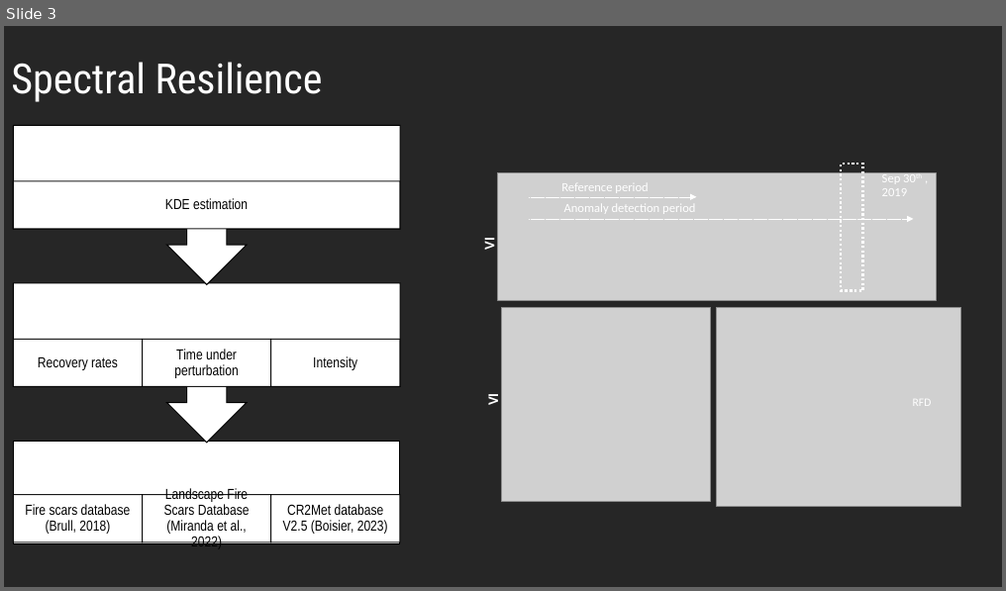
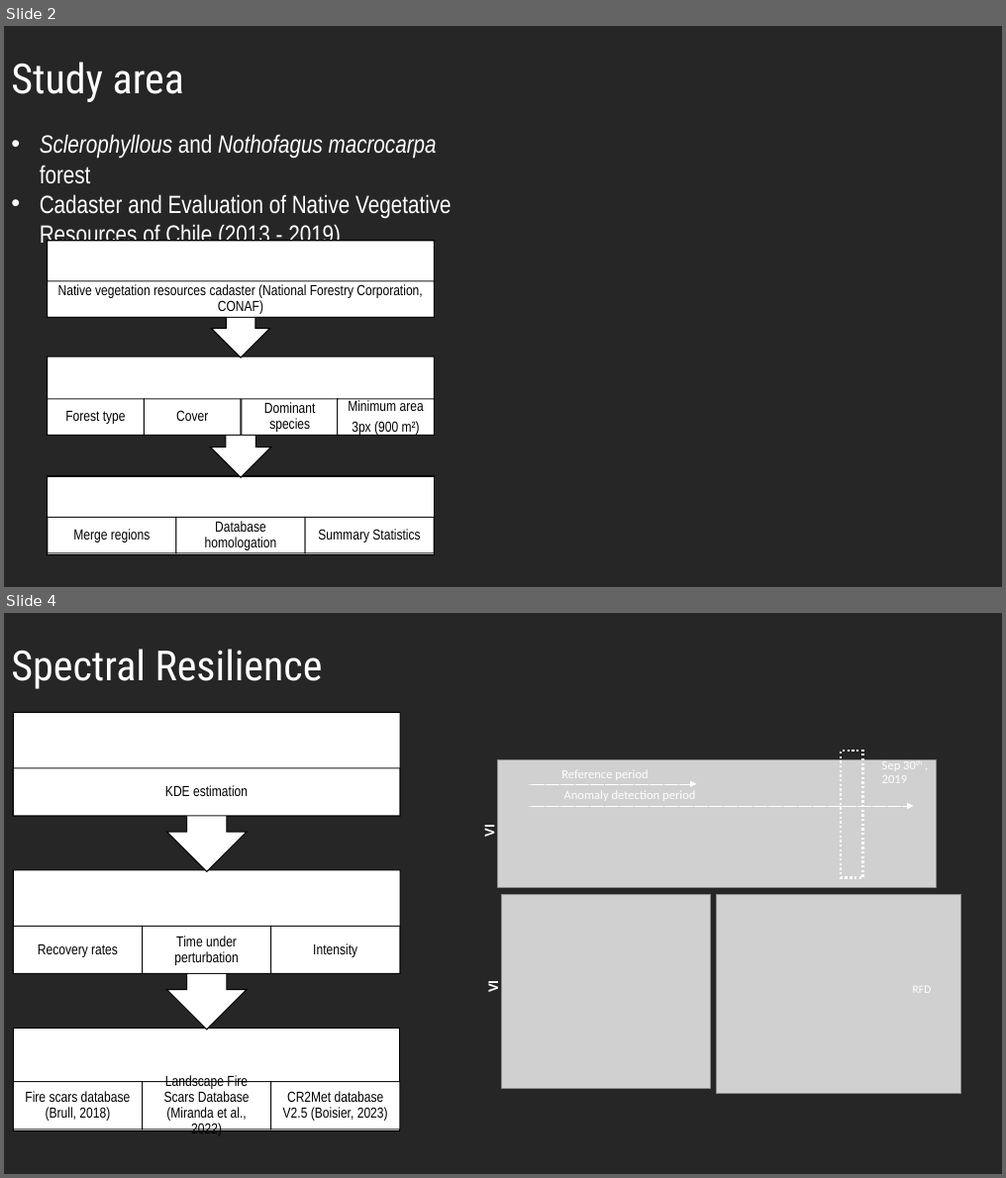
Before and after one commit to JoseLastra/mte_disturbances, a slide deck: ppt_graphics/01_dist_Chp1_JoseLastra_general_progress_20241003.pptx. Shown one above the other, each under a label of ours: slide 3 before the commit, slides 2 and 4 after it; the slides between them are not shown. The pictures are 1006x591 and 1006x1178 pixels, drawn with LibreOffice and Linux fonts; fonts in the diff are those of the drawing; grey boxes stand for pictures. Boxes give left, top, right and bottom in pixels: in the first picture for what was removed or moved away, otherwise in the second. Text is boxed around its words. In the diff, an @@ line names an element or a change of style, - is before the commit and + after.

```diff
--- a/ppt_graphics/01_dist_Chp1_JoseLastra_general_progress_20241003.pptx
+++ b/ppt_graphics/01_dist_Chp1_JoseLastra_general_progress_20241003.pptx
@@ slide 2 added at box(4, 26, 1002, 587), background #262626 @@
@@ text added at box(11, 62, 184, 102), 40 pt, text #FFFFFF @@
+Study area
@@ text added at box(40, 134, 451, 249), 24 pt, text #FFFFFF @@
+• Sclerophyllous and Nothofagus macrocarpa forest
+• Cadaster and Evaluation of Native Vegetative Resources of Chile (2013 - 2019)
@@ group added at box(48, 241, 435, 556): 9 rectangles, 8 texts, 2 up arrow callouts @@
+Merge regions
+Database homologation
+Summary Statistics
+Forest type
+Cover
+Dominant species
+Minimum area
+3px (900 m²)
+Native vegetation resources cadaster (National Forestry Corporation, CONAF)
@@ what was slide 3 is now slide 4 @@
```
Also in this commit, not shown: 2 slides changed, 3 other files.
